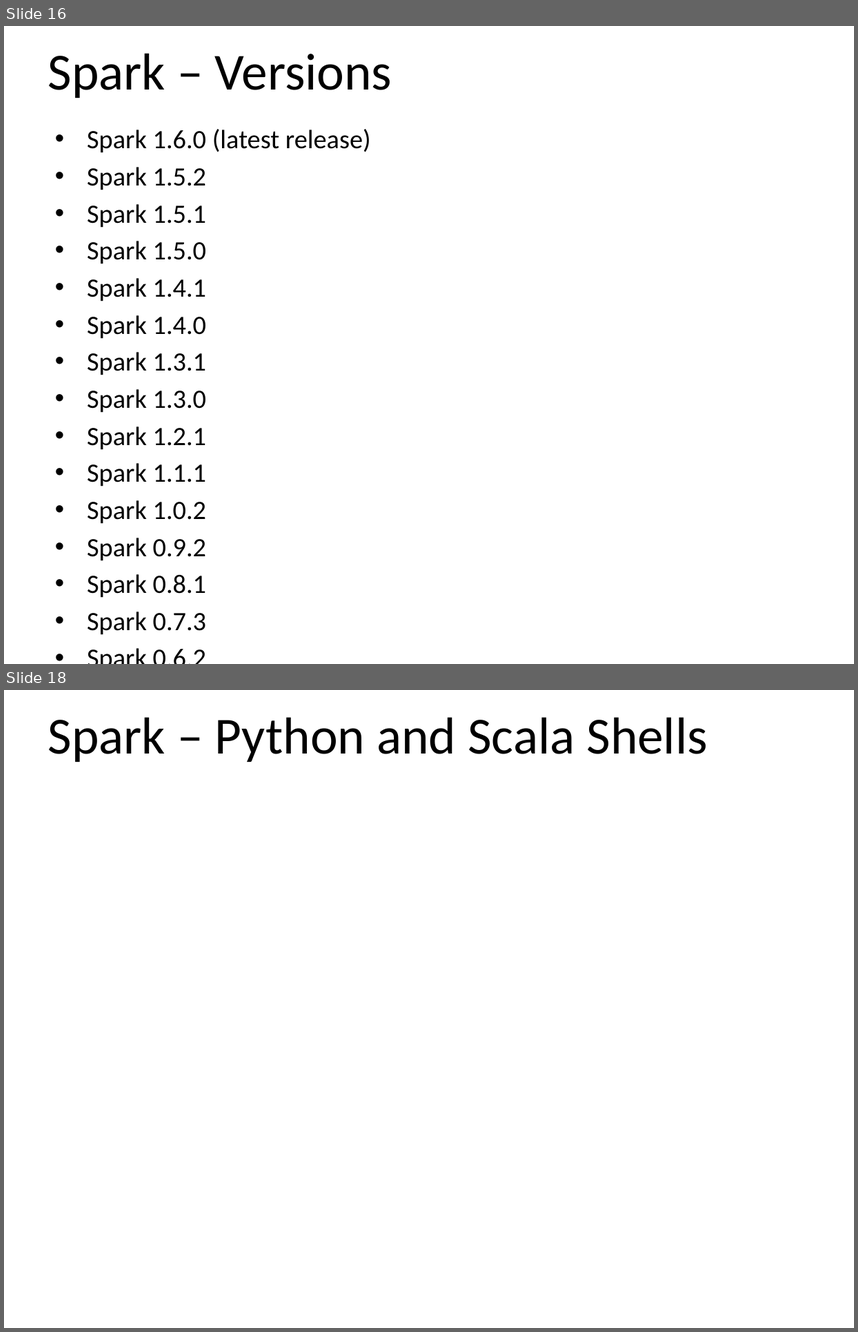
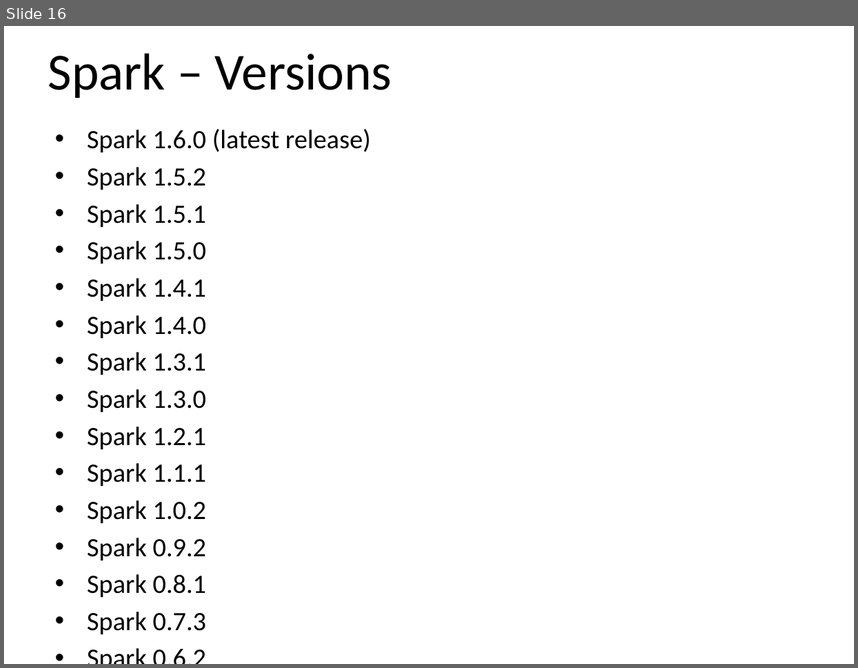
Before and after one commit to email2dorababu/SCALA_Reading, a slide deck: Spark_PPT/Spark_part1.pptx. Shown one above the other, each under a label of ours: slides 16 and 18 before the commit, slide 16 after it; the slides between them are not shown. The pictures are 858x1332 and 858x668 pixels, drawn with LibreOffice and Linux fonts; fonts in the diff are those of the drawing. Boxes give left, top, right and bottom in pixels: in the first picture for what was removed or moved away, otherwise in the second. Text is boxed around its words. In the diff, an @@ line names an element or a change of style, - is before the commit and + after.

```diff
--- a/Spark_PPT/Spark_part1.pptx
+++ b/Spark_PPT/Spark_part1.pptx
@@ slide 18 removed at bbox=[4, 690, 854, 1328], background #FFFFFF @@
@@ title removed at bbox=[48, 717, 708, 762] @@
-Spark – Python and Scala Shells
```
Also in this commit, not shown: 1 slide changed, 19 slides added.
